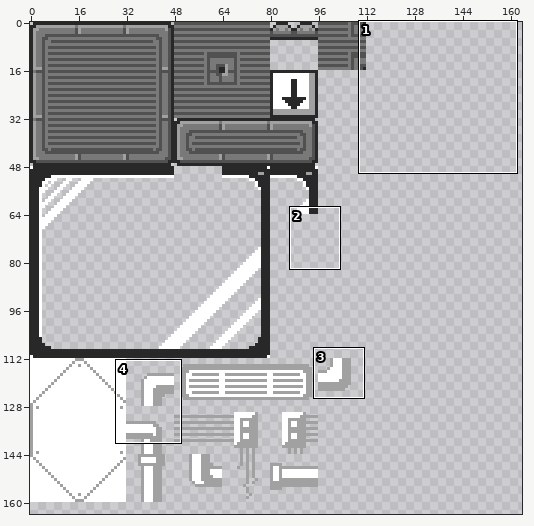
Two versions of one sprite sheet, resources/img/tilesets/space2.png. The first picture is a wide view before the edit; the outline marks the close-up.
Close-up. First the earlier version:
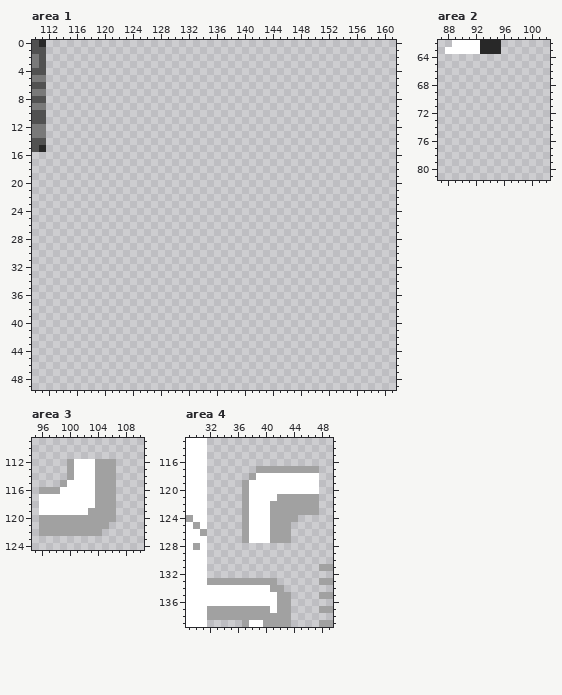
The file is 256x336 pixels. Shown: area 1: x 110..161, y 0..49; area 2: x 87..102, y 62..81; area 3: x 95..110, y 109..124; area 4: x 29..49, y 113..139. The wide view leaves out empty margins. The commit also changed other parts of the picture, which this record leaves out.
Now the later version:
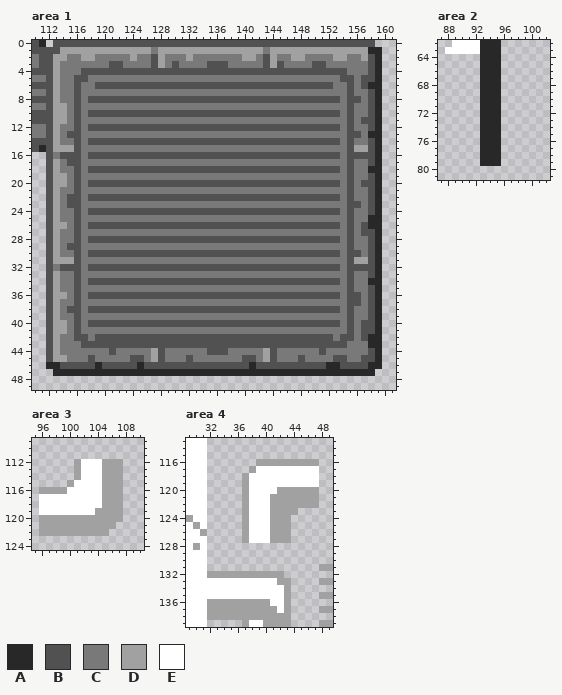
Palette (. is transparent): A #282828  B #515151  C #797979  D #a1a1a1  E #ffffff
Diff:
--- area 1
@@ x 110..161 @@
- 0 BA..................................................
- 1 BB..................................................
- 2 CB..................................................
- 3 CB..................................................
- 4 BB..................................................
- 5 CC..................................................
- 6 BB..................................................
- 7 CC..................................................
- 8 BB..................................................
- 9 CC..................................................
-10 BB..................................................
-11 BB..................................................
-12 CC..................................................
-13 CC..................................................
-14 BB..................................................
-15 BA..................................................
-16 ....................................................
-17 ....................................................
-18 ....................................................
-19 ....................................................
-20 ....................................................
-21 ....................................................
-22 ....................................................
-23 ....................................................
-24 ....................................................
-25 ....................................................
-26 ....................................................
-27 ....................................................
-28 ....................................................
-29 ....................................................
-30 ....................................................
-31 ....................................................
-32 ....................................................
-33 ....................................................
-34 ....................................................
-35 ....................................................
-36 ....................................................
-37 ....................................................
-38 ....................................................
-39 ....................................................
-40 ....................................................
-41 ....................................................
-42 ....................................................
-43 ....................................................
-44 ....................................................
-45 ....................................................
-46 ....................................................
-47 ....................................................
+ 0 BA.BBBBBBBBBBBBBBBBBBBBBBBBBBBBBBBBBBBBBBBBBBBBBB...
+ 1 BBBBDDDDDDDDDDDDDCDDDDDDDDDDDDDDDCDDDDDDDDDDDDDDAA..
+ 2 CBBDDCCDDCCCCCDCCBDCCCDCCCCCCCDDCBDCCDDCCCCDDCCDBA..
+ 3 CBBDCCCCCCCBBCCCCBDCBCCCCBBBCCCCCBDBCCCCBBCCCCCCBA..
+ 4 BBBDCCCBBBBBBBBBBBBBBBBBBBBBBBBBBBBBBBBBBBBBBCCCBA..
+ 5 CCBDCCBBCCCCCCCCCCCCCCCCCCCCCCCCCCCCCCCCCCCCBBCBBA..
+ 6 BBBDCCBCCBBBBBBBBBBBBBBBBBBBBBBBBBBBBBBBBBBCCBCBAA..
+ 7 CCBDCCBCCCCCCCCCCCCCCCCCCCCCCCCCCCCCCCCCCCCCCBCCBA..
+ 8 BBBDCCBCBBBBBBBBBBBBBBBBBBBBBBBBBBBBBBBBBBBBCBBCBA..
+ 9 CCBDDCBCCCCCCCCCCCCCCCCCCCCCCCCCCCCCCCCCCCCCCBCCBA..
+10 BBBDDCBCBBBBBBBBBBBBBBBBBBBBBBBBBBBBBBBBBBBBCBCCBA..
+11 BBBDDCBCCCCCCCCCCCCCCCCCCCCCCCCCCCCCCCCCCCCCCBCBBA..
+12 CCBDCCBCBBBBBBBBBBBBBBBBBBBBBBBBBBBBBBBBBBBBCBCCBA..
+13 CCBDCBBCCCCCCCCCCCCCCCCCCCCCCCCCCCCCCCCCCCCCCBBCAA..
+14 BBBDCCBCBBBBBBBBBBBBBBBBBBBBBBBBBBBBBBBBBBBBCBCCBA..
+15 BABDDDBCCCCCCCCCCCCCCCCCCCCCCCCCCCCCCCCCCCCCCBDDBA..
+16 ..BCBBBCBBBBBBBBBBBBBBBBBBBBBBBBBBBBBBBBBBBBCBBBBA..
+17 ..BDCBBCCCCCCCCCCCCCCCCCCCCCCCCCCCCCCCCCCCCCCBCCBA..
+18 ..BDCCBCBBBBBBBBBBBBBBBBBBBBBBBBBBBBBBBBBBBBCBCCAA..
+19 ..BDDCBCCCCCCCCCCCCCCCCCCCCCCCCCCCCCCCCCCCCCCBCCBA..
+20 ..BDDCBCBBBBBBBBBBBBBBBBBBBBBBBBBBBBBBBBBBBBCBCBBA..
+21 ..BDCCBCCCCCCCCCCCCCCCCCCCCCCCCCCCCCCCCCCCCCCBCCBA..
+22 ..BDCBBCBBBBBBBBBBBBBBBBBBBBBBBBBBBBBBBBBBBBCBCCBA..
+23 ..BDCBBCCCCCCCCCCCCCCCCCCCCCCCCCCCCCCCCCCCCCCBBCBA..
+24 ..BDCCBCBBBBBBBBBBBBBBBBBBBBBBBBBBBBBBBBBBBBCBCCBA..
+25 ..BDCCBCCCCCCCCCCCCCCCCCCCCCCCCCCCCCCCCCCCCCCBCCAA..
+26 ..BDDCBCBBBBBBBBBBBBBBBBBBBBBBBBBBBBBBBBBBBBCBCBAA..
+27 ..BDCCBCCCCCCCCCCCCCCCCCCCCCCCCCCCCCCCCCCCCCCBCBBA..
+28 ..BDCCBCBBBBBBBBBBBBBBBBBBBBBBBBBBBBBBBBBBBBCBCCBA..
+29 ..BDCBBCCCCCCCCCCCCCCCCCCCCCCCCCCCCCCCCCCCCCCBCCBA..
+30 ..BDCCBCBBBBBBBBBBBBBBBBBBBBBBBBBBBBBBBBBBBBCBBCBA..
+31 ..BDDDBCCCCCCCCCCCCCCCCCCCCCCCCCCCCCCCCCCCCCCBDDBA..
+32 ..BCBBBCBBBBBBBBBBBBBBBBBBBBBBBBBBBBBBBBBBBBCBBBBA..
+33 ..BDCCBCCCCCCCCCCCCCCCCCCCCCCCCCCCCCCCCCCCCCCBCCBA..
+34 ..BDCCBCBBBBBBBBBBBBBBBBBBBBBBBBBBBBBBBBBBBBCBCCAA..
+35 ..BDCCBCCCCCCCCCCCCCCCCCCCCCCCCCCCCCCCCCCCCCCBCCBA..
+36 ..BDDCBCBBBBBBBBBBBBBBBBBBBBBBBBBBBBBBBBBBBBCBBCBA..
+37 ..BDCCBCCCCCCCCCCCCCCCCCCCCCCCCCCCCCCCCCCCCCCBBCBA..
+38 ..BDCBBCBBBBBBBBBBBBBBBBBBBBBBBBBBBBBBBBBBBBCBCCBA..
+39 ..BDCCBCCCCCCCCCCCCCCCCCCCCCCCCCCCCCCCCCCCCCCBCCBA..
+40 ..BDDCBCBBBBBBBBBBBBBBBBBBBBBBBBBBBBBBBBBBBBCBCBBA..
+41 ..BDDCBCCCCCCCCCCCCCCCCCCCCCCCCCCCCCCCCCCCCCCBCBBA..
+42 ..BDCCBBCBBBBBBBBBBBBBBBBBBBBBBBBBBBBBBBBBBCBBCBAA..
+43 ..BDCCCBBBBBBBBBBBBBBBBBBBBBBBBBBBBBBBBBBBBBBCCCAA..
+44 ..BDCCCCCCCBCCCCCDBCCCCCCBBBCCCCCDBCCCCCCBCCCCCCBA..
+45 ..BDDCCCBCCCCCBBCDBCCCBCCCCCCCBBCDBCCCBCCCCBBCCBBA..
+46 ..AABBBBBABBBBBABBBBBBBBBBBBBBBABBBBBBBBBBAABBBBAA..
+47 ...AAAAAAAAAAAAAAAAAAAAAAAAAAAAAAAAAAAAAAAAAAAAAA...
 48 ....................................................
--- area 2
@@ x 91..97 @@
 63 EEAAA..
-64 .......
-65 .......
-66 .......
-67 .......
-68 .......
-69 .......
-70 .......
-71 .......
-72 .......
-73 .......
-74 .......
-75 .......
-76 .......
-77 .......
-78 .......
-79 .......
+64 ..AAA..
+65 ..AAA..
+66 ..AAA..
+67 ..AAA..
+68 ..AAA..
+69 ..AAA..
+70 ..AAA..
+71 ..AAA..
+72 ..AAA..
+73 ..AAA..
+74 ..AAA..
+75 ..AAA..
+76 ..AAA..
+77 ..AAA..
+78 ..AAA..
+79 ..AAA..
 80 .......
--- area 3
@@ x 95..110 @@
 111 ................
-112 .....DEEEDDD....
-113 .....DEEEDDD....
-114 .....DEEEDDD....
-115 ....DEEEEDDD....
-116 .DDDEEEEEDDD....
-117 .EEEEEEEEDDD....
-118 .EEEEEEEEDDD....
-119 .EEEEEEEDDDD....
-120 .DDDDDDDDDDD....
-121 .DDDDDDDDDD.....
-122 .DDDDDDDDD......
+112 ......DEEEDDD...
+113 ......DEEEDDD...
+114 ......DEEEDDD...
+115 .....DEEEEDDD...
+116 .DDDDEEEEEDDD...
+117 .EEEEEEEEEDDD...
+118 .EEEEEEEEEDDD...
+119 .EEEEEEEEDDDD...
+120 .DDDDDDDDDDDD...
+121 .DDDDDDDDDDD....
+122 .DDDDDDDDDD.....
 123 ................
--- area 4
@@ x 29..49 @@
 115 EEE..................
-116 EEE..................
-117 EEE.......DDDDDDDDD..
-118 EEE......DEEEEEEEEE..
+116 EEE.......DDDDDDDDD..
+117 EEE......DEEEEEEEEE..
+118 EEE.....DEEEEEEEEEE..
 119 EEE.....DEEEEEEEEEE..
-120 EEE.....DEEEEEEEEEE..
-121 EEE.....DEEEEDDDDDD..
+120 EEE.....DEEEEDDDDDD..
+121 EEE.....DEEEDDDDDDD..
 122 EEE.....DEEEDDDDDDD..
-123 EEE.....DEEEDDDDDDD..
-124 DEE.....DEEEDDDD.....
+123 EEE.....DEEEDDDD.....
+124 DEE.....DEEEDDD......
 125 EDE.....DEEEDDD......
@@ x 29..49 @@
 131 EEE................DD
-132 EEE..................
-133 EEEDDDDDDDDDD......DD
-134 EEEEEEEEEEEEDD.......
-135 EEEEEEEEEEEEEDD....DD
-136 EEEEEEEEEEEEEDD......
-137 EEEDDDDDDDDDEDD....DD
+132 EEEDDDDDDDDDDD.......
+133 EEEEEEEEEEEEEDD....DD
+134 EEEEEEEEEEEEEED......
+135 EEEEEEEEEEEEEED....DD
+136 EEEDDDDDDDDDEED......
+137 EEEDDDDDDDDDDED....DD
 138 EEEDDDDDDDDDDDD......
